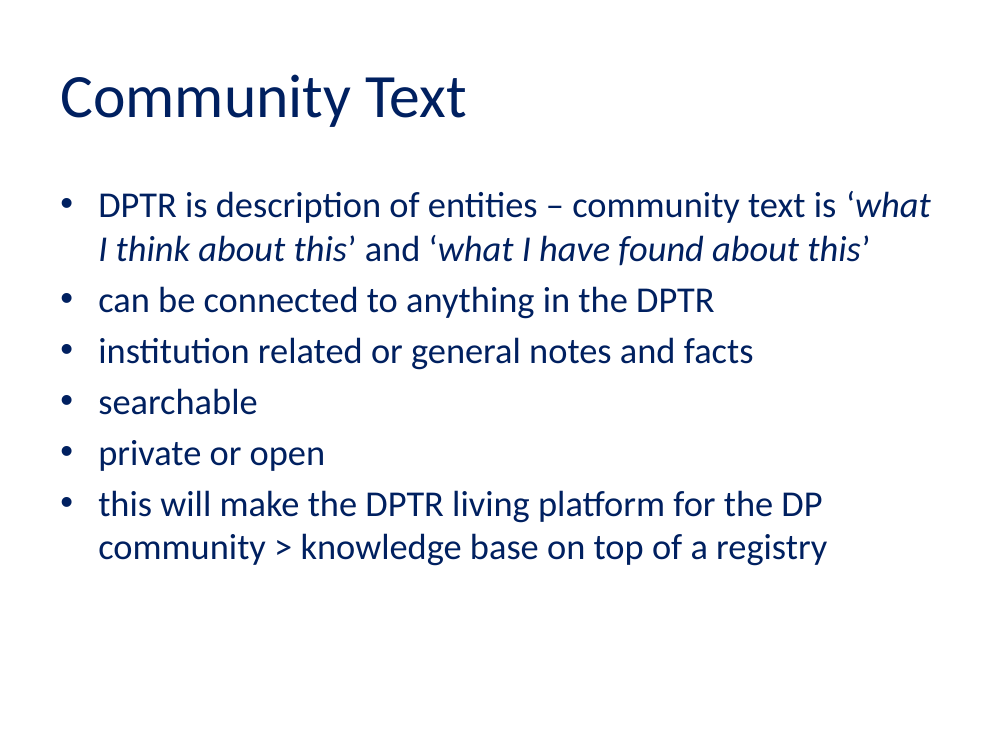
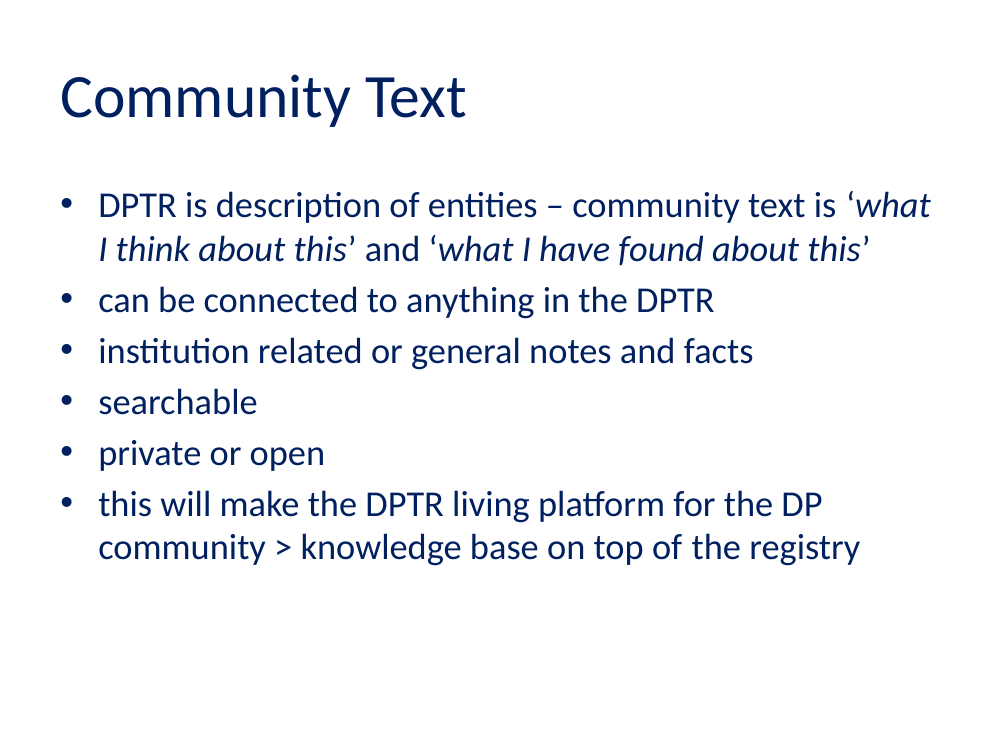
Before and after one commit to jaygattuso/iPres2014-format-workshop, a slide deck: slide 28 of Slides/Session 2 iPRES_Jan_Hutar_workshop.pptx. Drawn at 1008x756 pixels with LibreOffice and Linux fonts; fonts in the diff are those of the drawing; background and template pictures are left out. Boxes give left, top, right and bottom in pixels: in the first picture for what was removed or moved away, otherwise in the second. Text is boxed around its words. In the diff, an @@ line names an element or a change of style, - is before the commit and + after.

```diff
--- a/Slides/Session 2 iPRES_Jan_Hutar_workshop.pptx
+++ b/Slides/Session 2 iPRES_Jan_Hutar_workshop.pptx
@@ text at (98,490,860,566): text changed @@
-• this will make the DPTR living platform for the DP community > knowledge base on top of a registry
+• this will make the DPTR living platform for the DP community > knowledge base on top of the registry
```
Also in this commit, not shown: 12 other slides changed, 2 other files.
